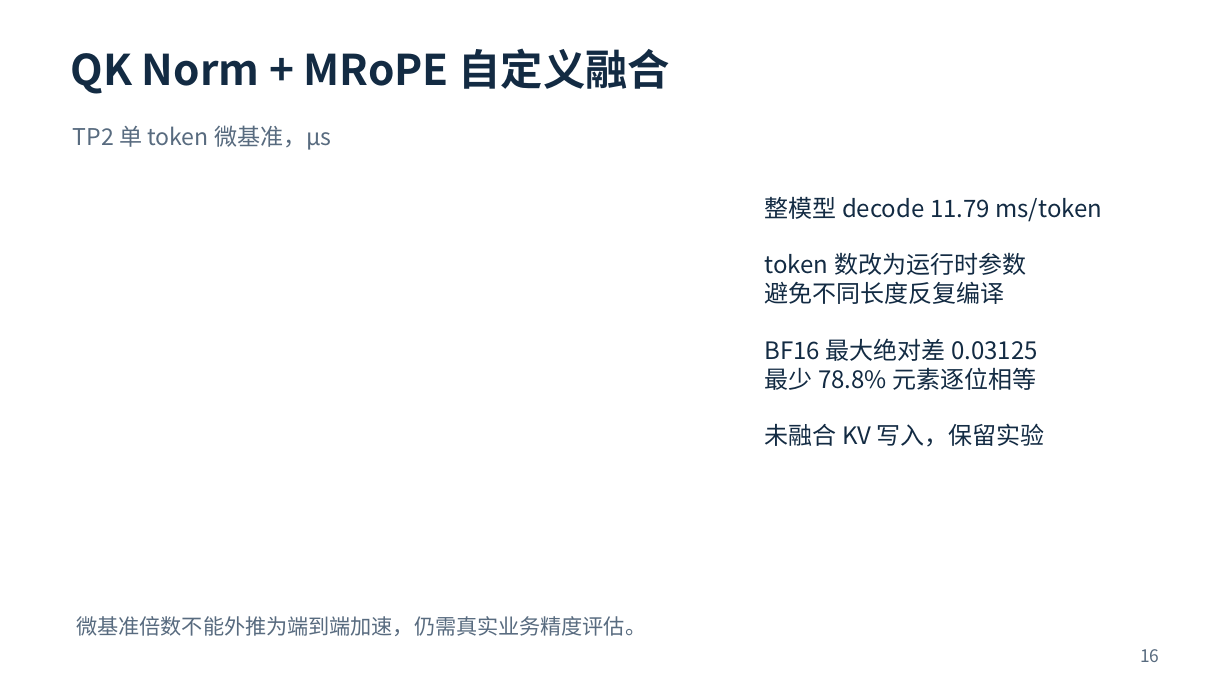
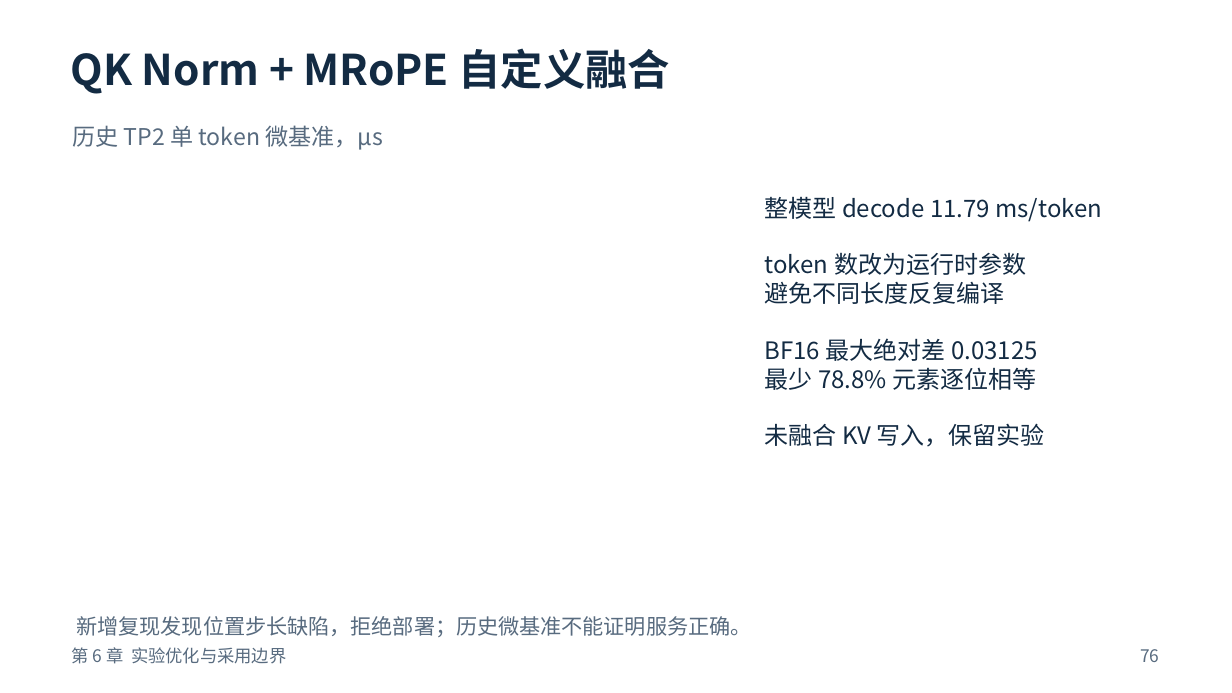
Before and after one commit to justsoloking-blip/qwen-vl-32B-project, a slide deck: slide 76 of slides/qwen3-vl-dp-attention-and-optimization.pptx (slide 16 before the commit). Drawn at 1232x693 pixels with LibreOffice and Linux fonts; fonts in the diff are those of the drawing. Boxes give left, top, right and bottom in pixels: in the first picture for what was removed or moved away, otherwise in the second. Text is boxed around its words. In the diff, an @@ line names an element or a change of style, - is before the commit and + after.

```diff
--- a/slides/qwen3-vl-dp-attention-and-optimization.pptx
+++ b/slides/qwen3-vl-dp-attention-and-optimization.pptx
@@ text at box(73, 125, 383, 150): text changed @@
-TP2 单 token 微基准，μs
+历史 TP2 单 token 微基准，μs
@@ text at box(76, 616, 751, 637): text changed @@
-微基准倍数不能外推为端到端加速，仍需真实业务精度评估。
+新增复现发现位置步长缺陷，拒绝部署；历史微基准不能证明服务正确。
@@ text added at box(72, 647, 286, 664), 13.5 pt, text #586B7F @@
+第 6 章 实验优化与采用边界
@@ text at box(1140, 649, 1159, 662): text changed @@
-16
+76
```
Also in this commit, not shown: 12 other slides changed, 89 slides added, 6 slides removed, 3 other files.
